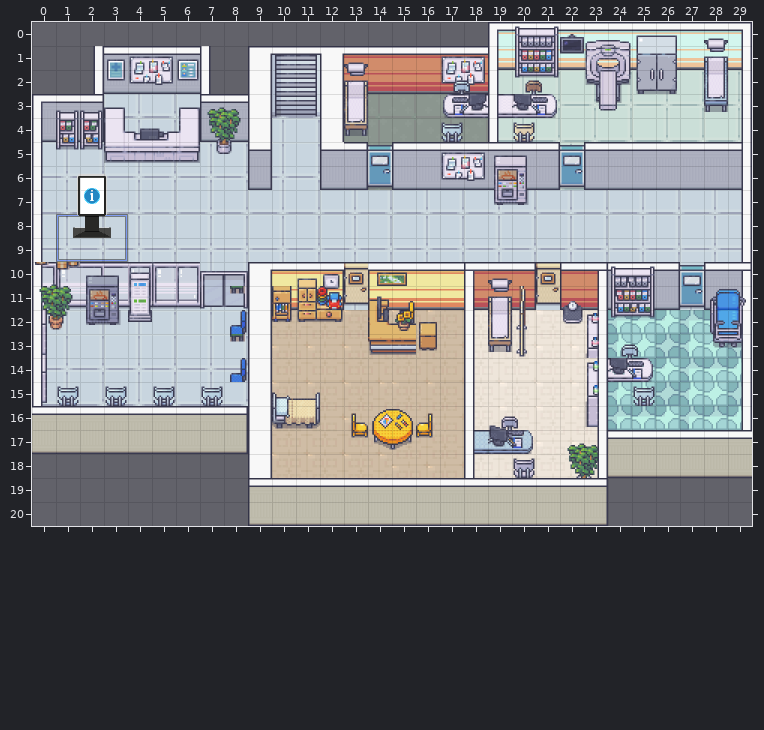
Level history. Tiled map (JSON): map.tmj. The picture above is the old version.
Cells are 32x32 px. Shown: x 0..29, y 0..20.
The same view after the edit:
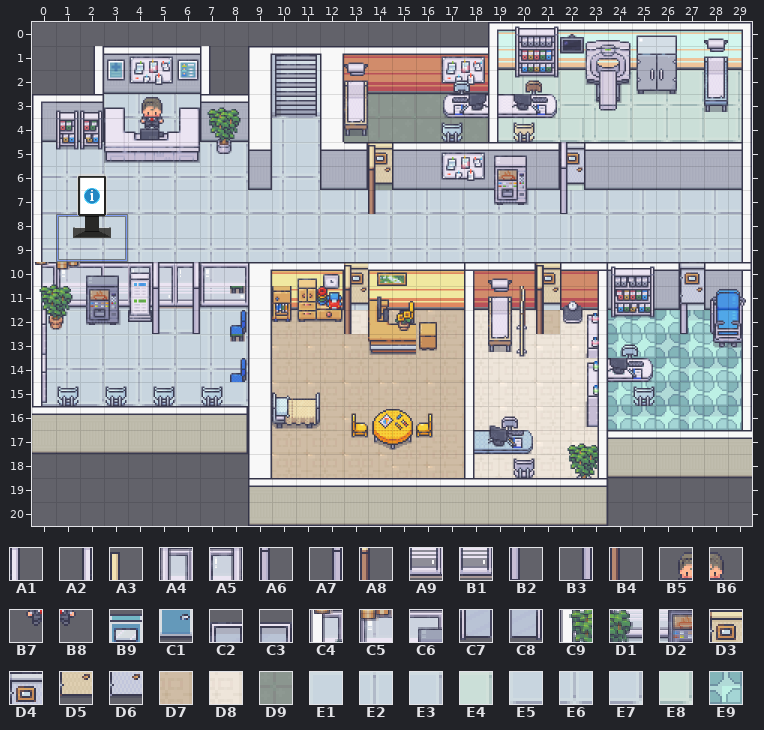
Key: from "0_Everything_2B": A1 1, A2 1 flipped left-right, A3 2, A4 4, A5 5, A6 9, A7 9 flipped left-right, A8 10, A9 12, B1 13, B2 17, B3 17 flipped left-right, B4 18, B5 20, B6 21, B7 28, B8 29; from "19_Hospital_Black_Shadow_32x32": B9 340, C1 356, C2 791, C3 792, C4 796, C5 797, C6 798, C7 807, C8 808, C9 812, D1 813, D2 814, D3 835, D4 841, D5 851, D6 857; from "Floors_2_TILESET_A2_": D7 14, D8 17, D9 169, E1 222, E2 223, E3 224, E4 227, E5 270, E6 271, E7 272, E8 275; from "Room_Builder_free_32x32": E9 164.
__ is an empty cell.
Tiles replaced or removed in this view: B9, C1, C2, C3, C4, C5, C7, C8, C9, D1, D3, D5.
Tiles of an added or newly shown layer are drawn over the layers below it.
See-through tiles are keyed as they look on the map.
The exact change:
Changed rows in their new state; .. is an unchanged cell.
Layer "walls/dors":
first column x 5:
10 __ __ C5 C6
11 __ __ D1 D2
Layer "floor_entry_exit/entry_zone1" (added):
first column x 13:
11 E2
Layer "floor_entry_exit/exit_zone1" (added):
first column x 13:
12 D8
Layer "floor_entry_exit/entry_zone2" (added):
first column x 21:
11 E1
Layer "floor_entry_exit/exit_zone2" (added):
first column x 21:
12 D7
Layer "floor_entry_exit/entry_zone3" (added):
first column x 27:
11 E1
Layer "floor_entry_exit/exit_zone3" (added):
first column x 27:
12 E9
Layer "floor_entry_exit/entry_zone4" (added):
first column x 22:
 7 E6
Layer "floor_entry_exit/exit_zone4" (added):
first column x 22:
 4 E8
 6 E4
Layer "floor_entry_exit/entry_zone5" (added):
first column x 14:
 7 E7
Layer "floor_entry_exit/exit_zone5" (added):
first column x 14:
 6 D9
Layer "floor_entry_exit/entry_zone6" (added):
first column x 5:
10 E7 E5
11 E3 E1
Layer "floor_entry_exit/exit_zone6" (added):
first column x 5:
12 E7 E5
Layer "dors/closed_dors_zone1" (added):
first column x 13:
10 D3
11 D5
Layer "dors/opened_dors_zone1" (added):
first column x 13:
10 A3
11 A8
12 B4
Layer "dors/closed_dors_zone2" (added):
first column x 21:
10 D3
11 D5
Layer "dors/opened_dors_zone2" (added):
first column x 21:
10 A3
11 A8
12 B4
Layer "dors/opened_dors_zone3" (added):
first column x 21:
10 A3 .. .. .. .. .. ..
11 A8 .. .. .. .. .. A6
12 B4 .. .. .. .. .. B2
Layer "dors/closed_dors_zone3" (added):
first column x 21:
10 A3 .. .. .. .. .. D4
11 A8 .. .. .. .. .. D6
12 B4 .. .. .. .. .. B2
Layer "dors/closed_dors_zone4" (added):
first column x 22:
 5 D4
 6 D6
Layer "dors/opened_dors_zone4" (added):
first column x 22:
 5 A1
 6 A6
 7 B2
Layer "dors/closed_dors_zone5" (added):
first column x 14:
 5 D3
 6 D5
Layer "dors/opened_dors_zone5" (added):
first column x 14:
 5 A3
 6 A8
 7 B4
Layer "dors/closed_dors_zone6" (added):
first column x 5:
10 A4 A5
11 A9 B1
Layer "dors/opened_dors_zone6" (added):
first column x 5:
10 A1 A2
11 A6 A7
12 B2 B3
Layer "Dors":
first column x 14:
 5 __ .. .. .. .. .. .. .. __
 6 __ .. .. .. .. .. .. .. __
first column x 13:
10 __ .. .. .. .. .. .. .. __ .. .. .. .. .. __
11 __ .. .. .. .. .. .. .. __ .. .. .. .. .. __
Layer "PNJ" (added):
first column x 4:
 3 B5 B6
 4 B7 B8
Pixel boxes of the changes (left, top, right, bottom) in both pictures:
added: (140, 97, 164, 130)
changed: (560, 118, 584, 214)
changed: (368, 142, 392, 214)
changed: (152, 262, 248, 334)
changed: (344, 265, 368, 334)
changed: (536, 265, 560, 334)
changed: (680, 262, 704, 334)
